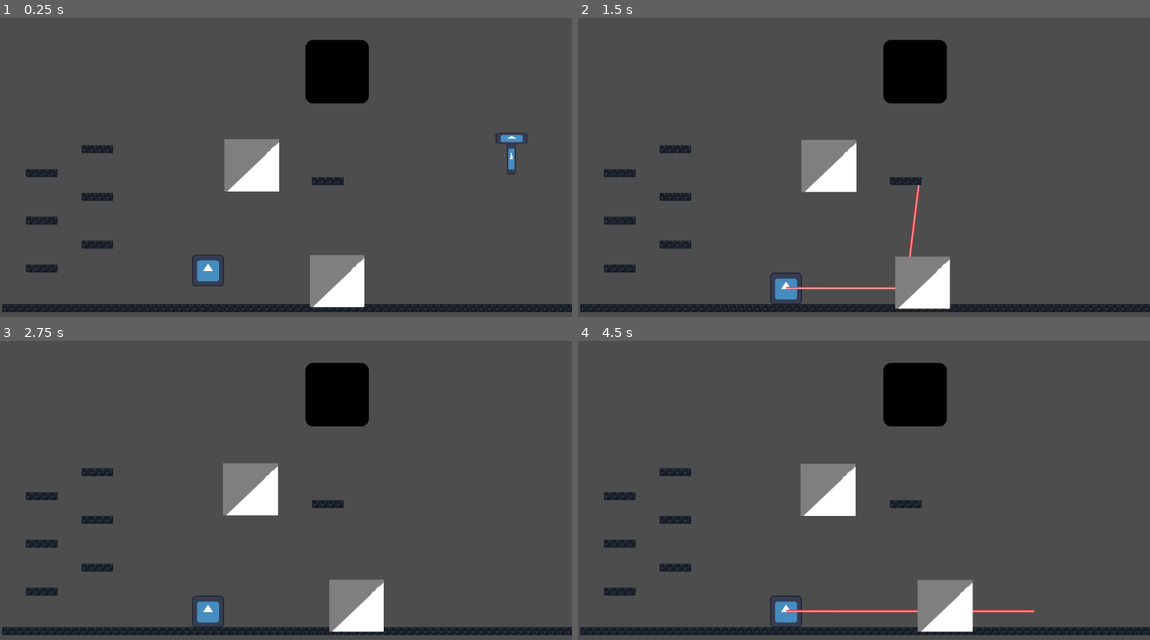
Above: before the commit, frames 1-4 (two rows, left to right).
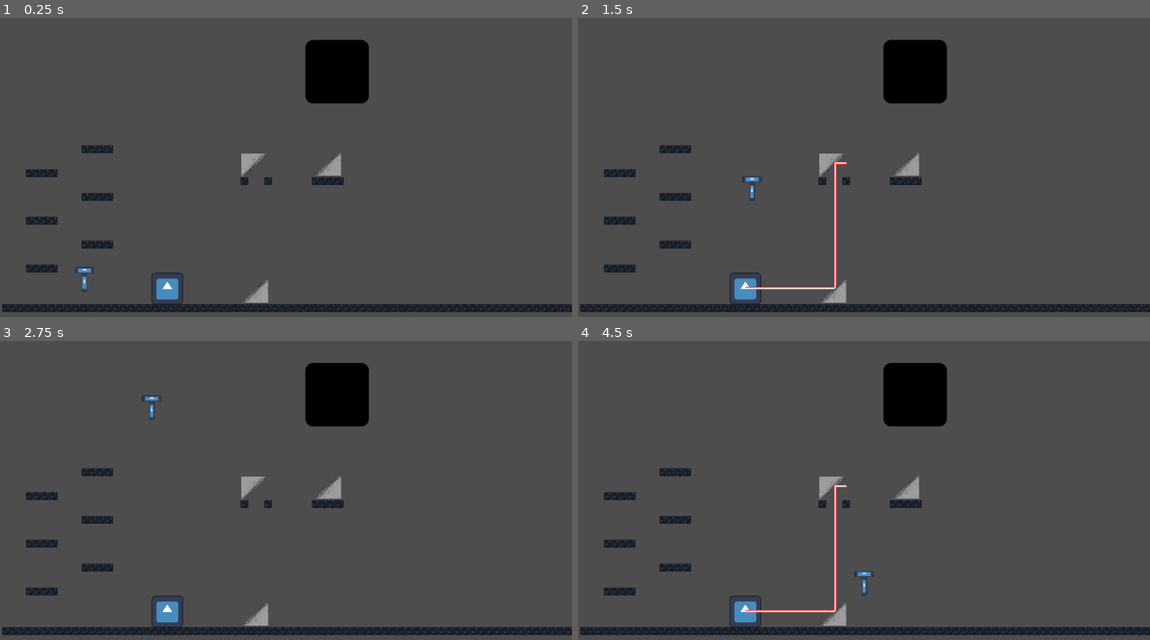
Above: after the commit, the same moments.

Repository: mmh132/ADVPROGFINAL
Game: Godot game, scene res://test_scene.tscn
Same seed, same stepped clock (60 frames per second), same inputs: the game is played once before the commit and once after it. The engine's default icon, where the game draws it, is replaced by a stand-in: a white triangle on a blue panel in a dark square.
Inputs (mouse positions are in pixels of both pictures, inside the frame that each line leads up to):
- Up to frame 1 (0.25 s): no input
- Up to frame 2 (1.5 s): tap Enter (ui_accept) at 0.5, 0.77, 1.25 s; move the mouse to (989, 161) at 0.52 s; hold Right (ui_right) from 0.53 s (still down); click (989, 161) at 0.67 s; move the mouse to (749, 194) at 1.27 s; click (749, 194) at 1.42 s
- Up to frame 3 (2.75 s): tap Enter (ui_accept) at 1.52 s; move the mouse to (343, 430) at 2.02 s; release Right (ui_right) at 2.03 s; hold Left (ui_left) from 2.03 s (still down); click (343, 430) at 2.17 s
- Up to frame 4 (4.5 s): move the mouse to (835, 565) at 2.77 s; release Left (ui_left) at 2.78 s; hold Right (ui_right) 2.78-4.28 s; click (835, 565) at 2.92 s; tap Enter (ui_accept) at 3.02, 3.77 s; move the mouse to (1035, 550) at 3.52 s; click (1035, 550) at 3.67 s; move the mouse to (692, 451) at 4.27 s; hold Left (ui_left) from 4.28 s (still down); click (692, 451) at 4.42 s

The runs differ from the first frame. In frame 1, 4.7% of the frame differs, in the area x 13-93%, y 38-97%; in frame 2, 4.9%; in frame 3, 4.5%; in frame 4, 4.9%, in the area x 26-80%, y 41-98%.

Commit message:
Added more for pushing functionality
added area 2d, also made some changes to default level, and increased the lazer distance to make it work for the demo

Diff:
--- /dev/null
+++ b/Area2D.gd
@@ -0,0 +1,12 @@
+extends Area2D
+
+var taken = false
+# Called when the node enters the scene tree for the first time.
+func _on_body_entered(_body):
+	get_node("/").score += 100
+
+
+
+# Called every frame. 'delta' is the elapsed time since the previous frame.
+func _process(_delta):
+	pass
--- a/emitter.gd
+++ b/emitter.gd
@@ -3,7 +3,7 @@
 
 const SPEED = 300.0
 const JUMP_VELOCITY = -400.0
-const maxLazerDist = 500
+const maxLazerDist = 1000
 
 
 # Get the gravity from the project settings to be synced with RigidBody nodes.
@@ -28,10 +28,7 @@
 		ray.target_position = Vector2(maxLazerDist,0)
 		ray.force_raycast_update()
 
-
 		while true:
-
-			print(ray.is_colliding())
 
 			if ray.is_colliding() == false:
 				var pt = ray.global_position + ray.target_position
@@ -44,7 +41,6 @@
 
 			if collision.is_in_group("power_station"):
 				print("winning")
-
 
 			if not collision.is_in_group("mirror"):
 				break
--- a/mirror_90.gd
+++ b/mirror_90.gd
@@ -1,5 +1,20 @@
-class_name mirror_90 extends RigidBody2D
+class_name mirror_90 extends CharacterBody2D
 
-func _integrate_forces(state):
-	angular_velocity = 0
-	rotation_degrees = 0
+var gravity = ProjectSettings.get_setting("physics/2d/default_gravity")
+@onready
+var push = $Area2D
+# Called when the node enters the scene tree for the first time.
+func _ready():
+	pass # Replace with function body.
+
+
+# Called every frame. 'delta' is the elapsed time since the previous frame.
+
+
+func _physics_process(delta):
+	# Add the gravity.
+	if not is_on_floor():
+		velocity.y += gravity * delta
+
+
+	move_and_slide()
--- a/mirror_90.tscn
+++ b/mirror_90.tscn
@@ -1,22 +1,38 @@
-[gd_scene load_steps=4 format=3 uid="uid://f5lv4wb7k8tx"]
+[gd_scene load_steps=6 format=3 uid="uid://cqw3nf4wwk274"]
 
 [ext_resource type="Script" path="res://mirror_90.gd" id="1_owtgi"]
-[ext_resource type="Texture2D" uid="uid://b85l78oaafqh7" path="res://Untitled.png" id="2_4chyh"]
+[ext_resource type="Texture2D" uid="uid://buo1ipjve0551" path="res://mirror.png" id="2_6q824"]
+[ext_resource type="Script" path="res://Area2D.gd" id="3_tx4wj"]
 
 [sub_resource type="RectangleShape2D" id="RectangleShape2D_llwgr"]
 size = Vector2(1.25744, 0.158135)
 
-[node name="Mirror90" type="RigidBody2D" groups=["mirror"]]
+[sub_resource type="RectangleShape2D" id="RectangleShape2D_0dpbf"]
+size = Vector2(20.5, 20)
+
+[node name="Mirror90" type="CharacterBody2D" groups=["mirror"]]
 script = ExtResource("1_owtgi")
 
-[node name="Untitled" type="Sprite2D" parent="."]
-position = Vector2(-3, -3.8147e-06)
-rotation = 1.5708
-scale = Vector2(1.60989, 1.69702)
-texture = ExtResource("2_4chyh")
+[node name="Laser" type="Sprite2D" parent="."]
+texture_filter = 1
+position = Vector2(-5.00001, -2.99999)
+rotation = -3.14159
+scale = Vector2(6.375, 6.125)
+texture = ExtResource("2_6q824")
 
 [node name="CollisionShape2D" type="CollisionShape2D" parent="."]
-position = Vector2(-8, -3)
-rotation = 2.39285
+position = Vector2(-9, -8)
+rotation = 2.35619
 scale = Vector2(100, 100)
 shape = SubResource("RectangleShape2D_llwgr")
+
+[node name="Area2D" type="Area2D" parent="."]
+script = ExtResource("3_tx4wj")
+
+[node name="CollisionShape2D" type="CollisionShape2D" parent="Area2D"]
+position = Vector2(-72, -9)
+shape = SubResource("RectangleShape2D_0dpbf")
+
+[node name="CollisionShape2D2" type="CollisionShape2D" parent="Area2D"]
+position = Vector2(64, -10)
+shape = SubResource("RectangleShape2D_0dpbf")
--- a/test_scene.tscn
+++ b/test_scene.tscn
@@ -1040,23 +1040,29 @@
 
 [node name="Mirror90" parent="." instance=ExtResource("2_0byxk")]
 position = Vector2(510, 292)
+rotation = -6.28319
+scale = Vector2(0.5, 0.5)
+
+[node name="Camera2D" type="Camera2D" parent="."]
+position = Vector2(572, 321)
+
+[node name="Emitter" parent="." instance=ExtResource("1_cpvxu")]
+position = Vector2(333, 540)
+scale = Vector2(0.5, 0.5)
+
+[node name="Player" parent="." instance=ExtResource("4_pgypq")]
+position = Vector2(139, 449)
+scale = Vector2(0.3, 0.3)
+
+[node name="powerstation" parent="." instance=ExtResource("5_gcyym")]
+position = Vector2(579, 27)
+
+[node name="Mirror91" parent="." instance=ExtResource("2_0byxk")]
+position = Vector2(655, 292)
 rotation = 3.14159
 scale = Vector2(0.5, 0.5)
 
-[node name="Camera2D" type="Camera2D" parent="."]
-position = Vector2(572, 321)
-
-[node name="Emitter" parent="." instance=ExtResource("1_cpvxu")]
-position = Vector2(415, 475)
+[node name="Mirror92" parent="." instance=ExtResource("2_0byxk")]
+position = Vector2(508, 535)
+rotation = 3.14159
 scale = Vector2(0.5, 0.5)
-
-[node name="Player" parent="." instance=ExtResource("4_pgypq")]
-position = Vector2(981, 166)
-scale = Vector2(0.5, 0.5)
-
-[node name="powerstation" parent="." instance=ExtResource("5_gcyym")]
-position = Vector2(579, 27)
-
-[node name="Mirror91" parent="." instance=ExtResource("2_0byxk")]
-position = Vector2(678, 501)
-rotation = 3.14159
Binary file removed: Untitled.png
Not shown: 1 places in emitter.tscn that only renumber resources
Binary file changed: laser.png
Not shown, changed: laser.png.import
Binary file added: mirror.png
Not shown, changed: mirror.png.import
Not shown: 1 places in test_scene.tscn that only renumber resources
